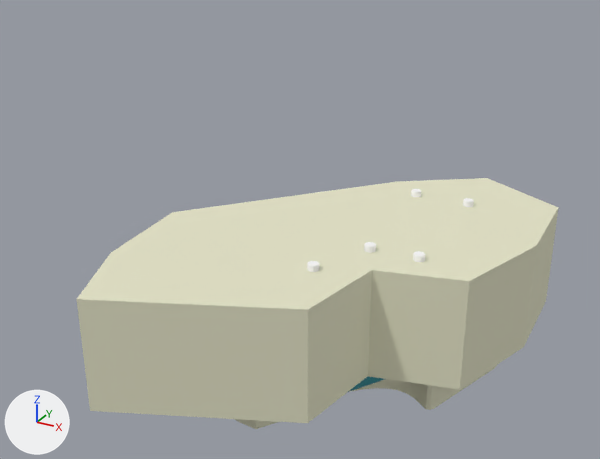
An edit to the Blender file Poolroom.blend, drawn before and after from the same camera.
Before and after are seen from a camera (50 mm lens) standing at (10.5, -23.8, 15.0) and looking at (-7.8, 9.6, -1.7). Every picture has the same lights, and +X, +Y and +Z are marked at lower left.

The first picture shows 'Pool', 'Pool Room'.
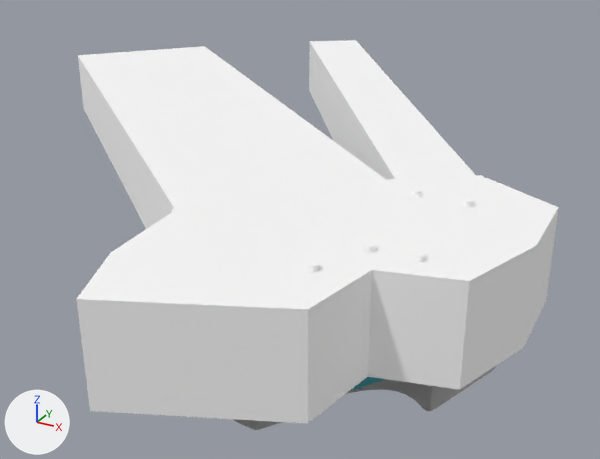
Commit message: New rooms

Pixel boxes (x1, y1, x2, y2) of what changed, in the pictures (600 x 459 px):
```json
{"object": "Pool Room", "change": "recoloured, surface changed, reshaped", "before": [77, 178, 559, 423], "after": [76, 40, 559, 424], "on screen": "57% taller"}
{"object": "Pool", "change": "recoloured, surface changed, moved", "before": [235, 365, 497, 429], "after": [233, 365, 497, 430]}
{"part": 1, "of": "me_cube", "change": "built on", "before": [111, 178, 486, 270], "after": [78, 40, 486, 270]}
{"part": 2, "of": "me_cube", "change": "recoloured", "before": [77, 178, 559, 423], "after": [77, 178, 559, 423]}
```

Edits to the scene script, one JSON object a line:
```json
{"op": "set", "path": "mat_material_002.base_color", "old": "(0.8, 0.792, 0.591)", "new": "(1.0, 1.0, 1.0)", "note": "white #e7e6ca -> white #ffffff"}
{"op": "set", "path": "mat_material_002.metallic", "old": "0.0", "new": "1.0"}
{"op": "add", "block": "mat_wall", "code": ["mat_wall = principled_material('Wall')", "mat_wall.base_color = (1.0, 1.0, 1.0)  # white #ffffff", "mat_wall.roughness = 1.0"]}
{"block": "me_cube", "where": "# used by ob_pool_room; location = (4.75, 2.9, 24.6); scale = (0.2, 0.2, 1.0)"}
{"op": "remove", "block": "me_cube", "code": "me_cube.from_pydata(...)  # 97 vertices, 21 faces; spans x -55.6..3.8, y -58.2..17.6, z -24.6..-20.8"}
{"op": "add", "block": "me_cube", "code": "me_cube.from_pydata(...)  # 125 vertices, 49 faces; spans x -163.4..3.8, y -58.2..133.7, z -24.6..-20.8"}
{"block": "me_cube", "change": "me_cube part 1"}
{"block": "me_cube", "change": "6 faces are deleted"}
{"block": "me_cube", "change": "20 vertices are added at x -163.4..-12.6, y -25.9..133.7, z -24.5..-20.8"}
{"block": "me_cube", "change": "8 new vertices lie (0.0, 0.0, 3.5) away from vertices in x -163.4..-14.7, y -23.7..133.7, z -24.4"}
{"block": "me_cube", "change": "34 new faces join them, mat_wall (white #ffffff)"}
{"block": "me_cube", "change": "me_cube part 2: 10 faces spanning x -54.1..3.8, y -58.2..17.6, z -24.6..-20.8 switch from mat_material_002 (white #e7e6ca) to mat_wall (white #ffffff)"}
{"op": "set", "path": "ob_pool.location", "old": "(-2.12, -4.83, -0.84)", "new": "(-2.12, -4.83, -0.89)"}
```
